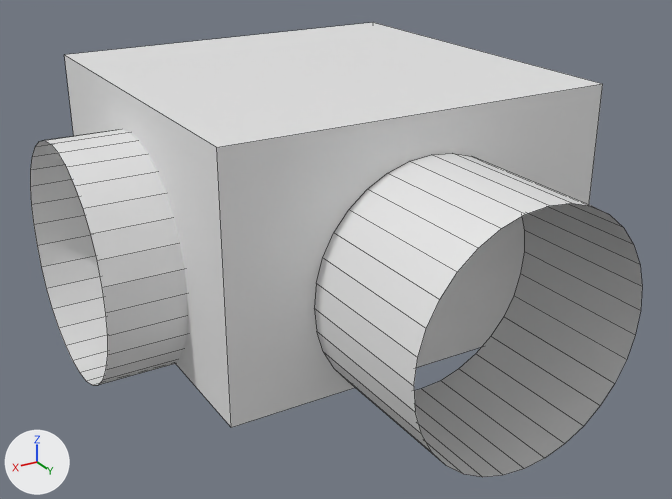
The OBJ model src/main/resources/assets/electricity/models/abc_conductor_run/tee.obj as it was, and as the next commit left it.
Rendered twice from a 50 mm lens placed at (0.779, -0.012, 0.269), pointed at (0.51, -0.46, 0.045). Lighting does not change. The marker at lower left points along +X, +Y and +Z. The older version comes first. Mesh edges are drawn as thin lines. Where no turn or scale is listed for an object, it has been applied to the vertices.

Names of what the first picture shows: 'clamp'.
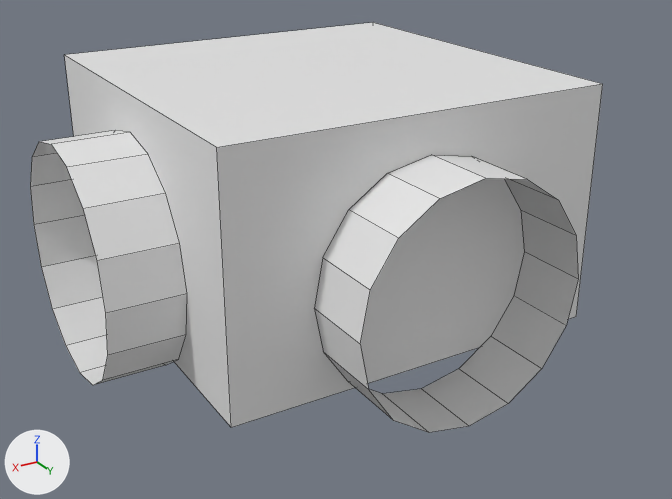
Location of each change, (x1, y1, x2, y2) in pixels of the pictures (672 x 499 px):
'clamp', reshaped (6% narrower, 10% shorter)
    before: (30, 22, 642, 477)
    after: (30, 22, 603, 432)
part 1 of me_clamp, cut back
    before: (314, 153, 642, 477)
    after: (314, 155, 578, 432)
part 2 of me_clamp, reshaped
    before: (30, 129, 188, 385)
    after: (30, 130, 187, 385)

Edits to the bpy script that builds the scene:
```text
Change me_clamp:
    used by ob_clamp; location = (0.0, 0.0, 0.0)
    remove me_clamp.from_pydata(...)  # 200 vertices, 102 faces; spans x 0.381..0.663, y -0.663..-0.294, z -0.015..0.148
    add me_clamp.from_pydata(...)  # 104 vertices, 54 faces; spans x 0.381..0.663, y -0.663..-0.338, z -0.015..0.148
    me_clamp part 1
    32 vertices are removed from x 0.431..0.569, y -0.381..-0.294, z -0.014..0.124
    32 faces are deleted
    16 vertices in x 0.43..0.57, y -0.294, z -0.015..0.125 move by (0.0, -0.044, 0.0)
    16 new faces join them
    me_clamp part 2
    64 vertices are removed from x 0.431..0.663, y -0.663..-0.431, z -0.014..0.124
    64 faces are deleted
    16 vertices in x 0.575, y -0.57..-0.43, z -0.015..0.125 move by (0.044, 0.0, 0.0)
    16 vertices in x 0.43..0.57, y -0.575, z -0.015..0.125 move by (0.0, -0.044, 0.0)
    32 new faces join them
```
